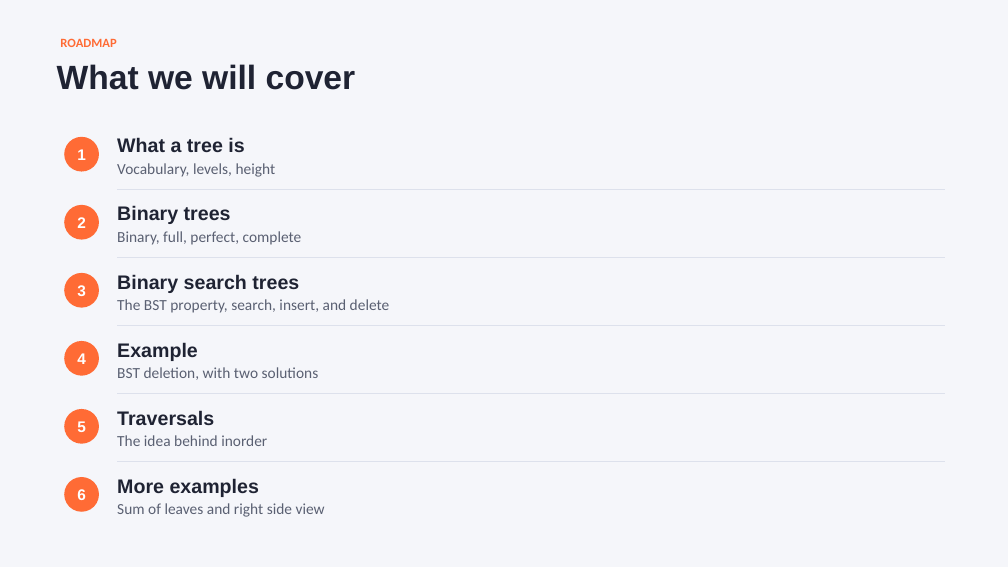
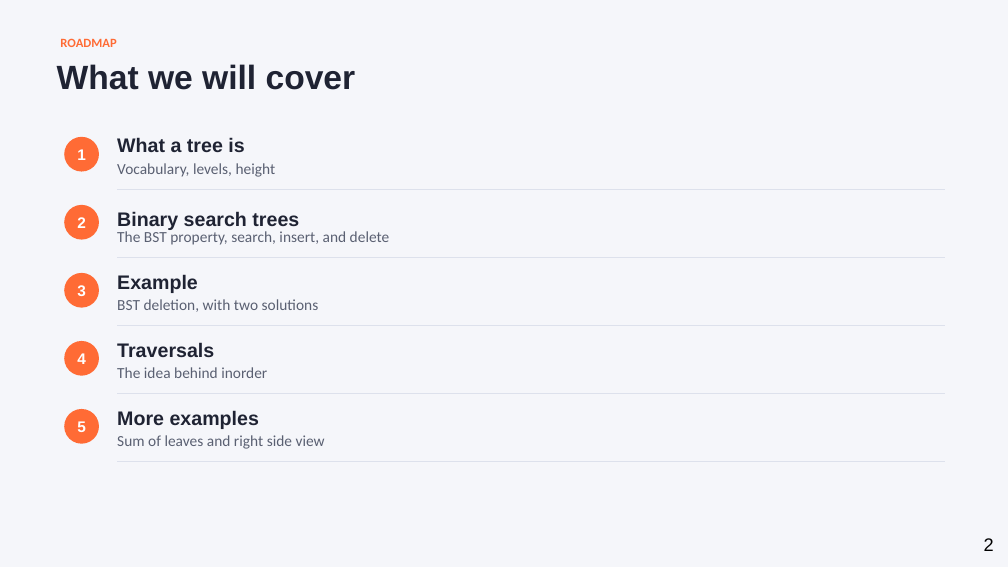
Before and after one commit to kapooramanpreet/TechnicalInterview101, a slide deck: slide 2 of assets/slides/Technical_Interview_101_Trees.pptx. Drawn at 1008x567 pixels with LibreOffice and Linux fonts; fonts in the diff are those of the drawing. Boxes give left, top, right and bottom in pixels: in the first picture for what was removed or moved away, otherwise in the second. Text is boxed around its words. In the diff, an @@ line names an element or a change of style, - is before the commit and + after.

```diff
--- a/assets/slides/Technical_Interview_101_Trees.pptx
+++ b/assets/slides/Technical_Interview_101_Trees.pptx
@@ text "Binary search trees": place and size @@
-text "Binary search trees" at box(117, 274, 299, 293)
+text "Binary search trees" at box(117, 211, 299, 230)
@@ text removed at box(117, 205, 231, 224) @@
-Binary trees
@@ text removed at box(117, 231, 302, 245) @@
-Binary, full, perfect, complete
@@ text "Traversals": place and size @@
-text "Traversals" at box(117, 410, 214, 425)
+text "Traversals" at box(117, 342, 214, 357)
@@ 6 texts: place and size @@
-6 texts at box(117, 299, 390, 517)
+6 texts at box(117, 229, 390, 449)
@@ ellipse removed at box(65, 477, 99, 511) @@
@@ text removed at box(77, 489, 86, 500) @@
-6
@@ page number added at box(984, 538, 994, 551), 13 pt, text #000000 @@
+2
```
Also in this commit, not shown: 24 other slides changed, 2 slides removed, 4 other files.
